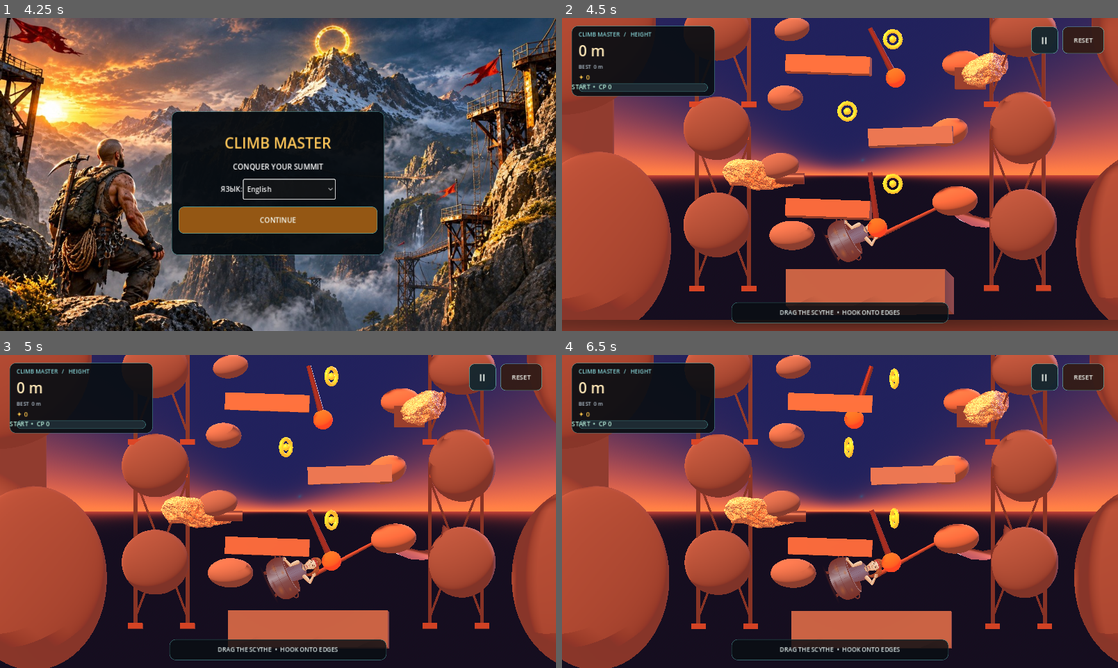
Above: before the commit, frames 1-4 (two rows, left to right).
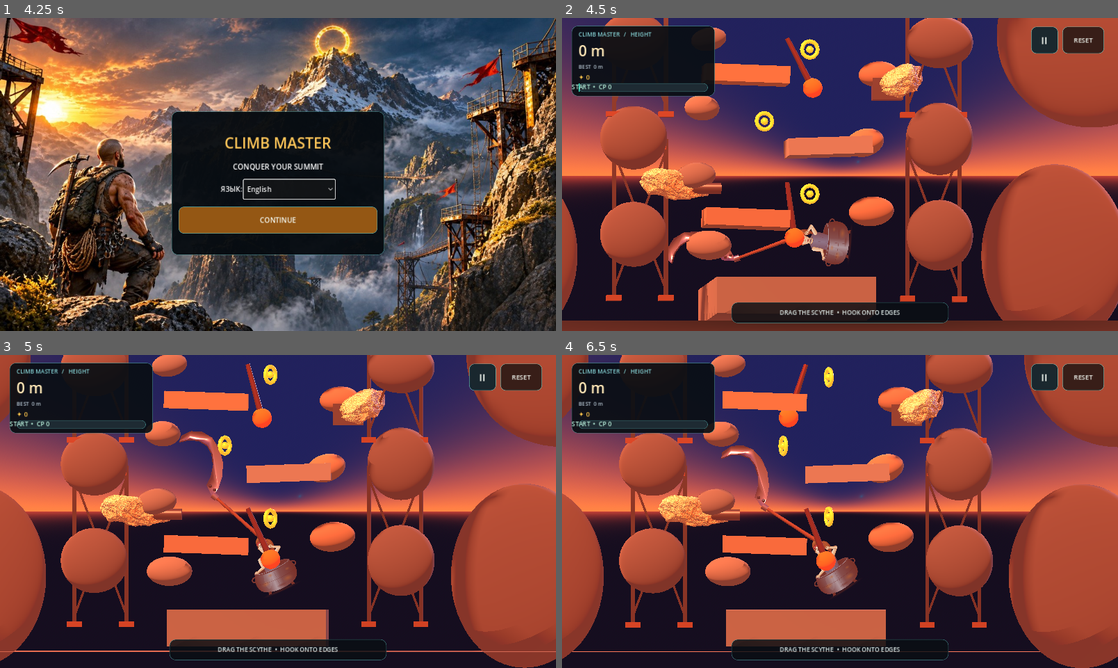
Above: after the commit, the same moments.

Repository: uchihabaha05-del/CLIMB-MASTER
Game: Godot game, scene res://scenes/main.tscn
The game is run twice, just before and just after one commit, with the same random seed, the same clock (stepped at 60 frames per second) and the same inputs.
Inputs:
- Up to frame 1 (4.25 s): click "II" at 0.5 s; click "СБРОС" at 1.25 s; click "II" at 2 s; click "Русский" at 2.75 s; click "ПРОДОЛЖИТЬ" at 3.5 s
- Up to frame 2 (4.5 s): click "CONTINUE" at 4.25 s
- Up to frame 3 (5 s): no input
- Up to frame 4 (6.5 s): click "II" at 5 s; click "CONTINUE CLIMBING" at 5.75 s

Frame 1 is identical in both runs. In frame 2, 55% of the frame differs, in the area x 0-100%, y 0-97%; in frame 3, 50%; in frame 4, 51%.

Commit message:
Recreate shoulder constraint after body placement

Diff:
--- a/scripts/climb_physics_2d.gd
+++ b/scripts/climb_physics_2d.gd
@@ -78,16 +78,6 @@
     head_shape.position = Vector2(0.88, -HAMMER_SHAFT_LENGTH - 0.48)
     hammer.add_child(head_shape)
 
-    shoulder_joint = PinJoint2D.new()
-    shoulder_joint.name = "ShoulderPin"
-    shoulder_joint.position = Vector2.ZERO
-    # Resolve absolute paths after both rigid bodies are in the scene tree.
-    # Joint2D paths are relative to the joint itself; explicit absolute paths
-    # avoid accidentally resolving a sibling from the wrong parent scope.
-    shoulder_joint.node_a = pot.get_path()
-    shoulder_joint.node_b = hammer.get_path()
-    shoulder_joint.disable_collision = true
-    add_child(shoulder_joint)
     initialized = true
 
 func _material(friction: float, bounce: float) -> PhysicsMaterial:
@@ -101,15 +91,27 @@
         return
     pot.global_position = world_position
     pot.rotation = rotation
-    if is_instance_valid(shoulder_joint):
-        shoulder_joint.global_position = world_position + Vector2(0.30, -0.72).rotated(rotation)
     pot.linear_velocity = Vector2.ZERO
     pot.angular_velocity = 0.0
-    hammer.global_position = pot.global_position + Vector2(0.30, -0.72)
+    hammer.global_position = pot.global_position + Vector2(0.30, -0.72).rotated(rotation)
     hammer.rotation = target_angle
     hammer.linear_velocity = Vector2.ZERO
     hammer.angular_velocity = 0.0
+    _rebuild_shoulder_joint()
     target_world = hammer.global_position + Vector2.UP.rotated(target_angle) * ARM_REACH
+
+func _rebuild_shoulder_joint() -> void:
+    # Recreate the constraint after positioning both bodies. This makes the
+    # initial local anchors unambiguous on reset and prevents a stale origin pin.
+    if is_instance_valid(shoulder_joint):
+        shoulder_joint.queue_free()
+    shoulder_joint = PinJoint2D.new()
+    shoulder_joint.name = "ShoulderPin"
+    add_child(shoulder_joint)
+    shoulder_joint.global_position = pot.global_position + Vector2(0.30, -0.72).rotated(pot.rotation)
+    shoulder_joint.node_a = pot.get_path()
+    shoulder_joint.node_b = hammer.get_path()
+    shoulder_joint.disable_collision = true
 
 func set_target_world(world_point: Vector2) -> void:
     target_world = world_point
